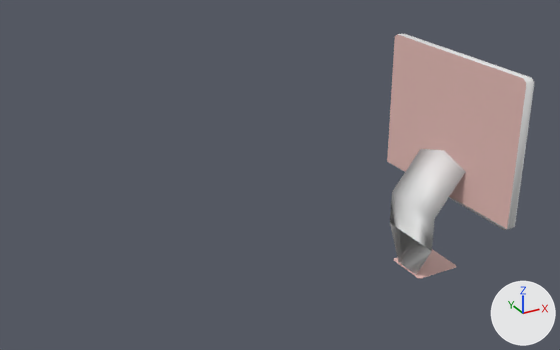
An edit to the FBX model midterm_fps/Assets/Model/Computer.fbx, drawn before and after from the same camera.
Rendered twice from a 50 mm lens placed at (-30.4, -34.9, 26.2), pointed at (-11.3, -0.1, 8.8). The axes (+X, +Y, +Z) are drawn at lower right. The lights are the same throughout. Vertices at the same position are counted once.

The older version as bpy lines, for what is in view:
```python
me_cube_001 = bpy.data.meshes.new('Cube.001')
me_cube_001.from_pydata(...)  # 76 vertices, 72 faces; spans x -2.36..1.03, y -6.3..5.67, z 0.07..14.23
# faces by material slot: [35, 1, 24, 1, 11]
me_cube_001.materials.append(mat_material)  # pink #e7bdb7
me_cube_001.materials.append(mat_material_001)  # white #e7e7e7
me_cube_001.materials.append(mat_material_002)  # white #e7e7e7
me_cube_001.materials.append(mat_material_004)  # white #e7e7e7
me_cube_001.materials.append(mat_material_005)  # white #e7e7e7
ob_cube = bpy.data.objects.new('Cube', me_cube_001)
ob_cube.location = (0.27, 0.0, 0.0)
```
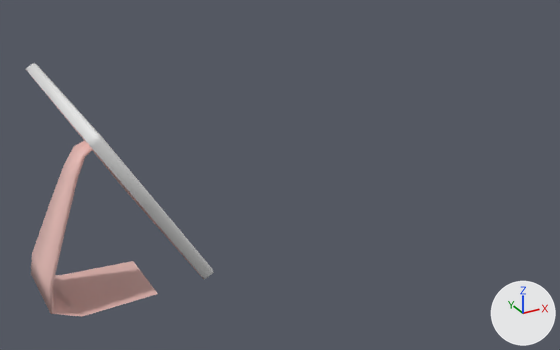
Commit message: scene update. Computer update

Boxes [x1, y1, x2, y2] around the edits, measured in the pictures (560 x 350 px; the box of a moved part takes in the faces that stretch with it):
```json
{"object": "Cube", "change": "reshaped", "before": [387, 34, 534, 279], "after": [26, 63, 214, 317]}
{"part": 1, "of": "me_cube_001", "change": "moved or reshaped", "before": [387, 34, 534, 230], "after": [26, 63, 214, 280]}
{"part": 2, "of": "me_cube_001", "change": "added", "after": [31, 140, 158, 317], "on screen": "pink"}
{"part": 3, "of": "me_cube_001", "change": "deleted", "before": [394, 249, 456, 279]}
{"part": 4, "of": "me_cube_001", "change": "deleted", "before": [390, 149, 465, 274]}
```

Edits to the scene script, one JSON object a line:
```json
{"block": "me_cube_001", "where": "# used by ob_cube; location = (0.27, 0.0, 0.0)"}
{"op": "remove", "block": "me_cube_001", "code": "me_cube_001.from_pydata(...)  # 76 vertices, 72 faces; spans x -2.36..1.03, y -6.3..5.67, z 0.07..14.23"}
{"op": "add", "block": "me_cube_001", "code": "me_cube_001.from_pydata(...)  # 65 vertices, 61 faces; spans x -25.21..1.08, y -6.3..5.67, z 4.63..15.42"}
{"block": "me_cube_001", "change": "me_cube_001 part 1: the loose piece of 34 vertices spanning x 0.02..0.79, y -6.3..5.67, z 5.11..14.23 is turned -31.6 degrees about the y axis through its middle, then moved by (-21.31, 0.0, 1.7)"}
{"block": "me_cube_001", "change": "me_cube_001 part 2: a new loose piece of 29 vertices spanning x -25.21..-19.77, y -2.34..2.06, z 4.63..12.7, in mat_material (pink #e7bdb7)"}
{"block": "me_cube_001", "change": "me_cube_001 part 3: the loose piece of 24 vertices spanning x -2.15..1.03, y -1.52..1.37, z 0.07..0.1 is deleted"}
{"block": "me_cube_001", "change": "me_cube_001 part 4: the loose piece of 16 vertices spanning x -2.36..0.48, y -2.34..2.01, z 0.08..8.14 is deleted"}
{"op": "remove", "block": "me_cube_001", "code": "me_cube_001.materials.append(mat_material_005)  # white #e7e7e7"}
```
